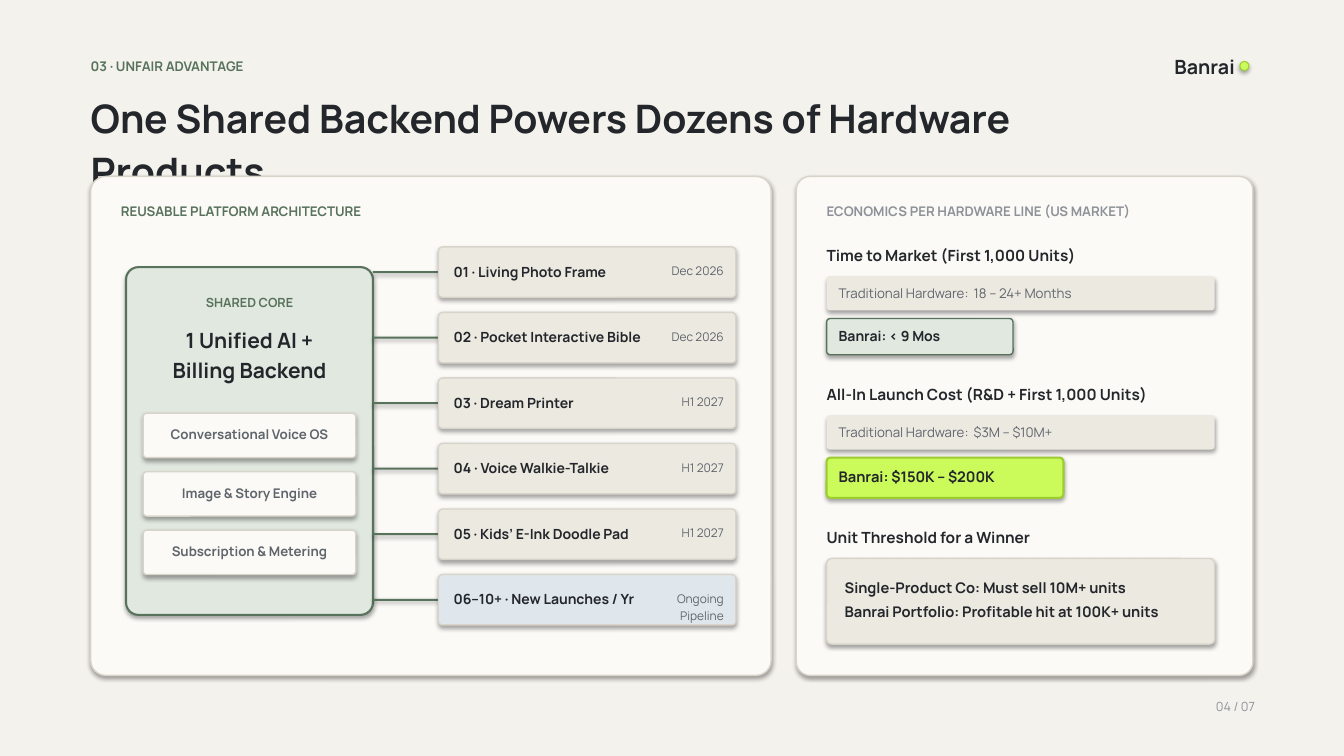
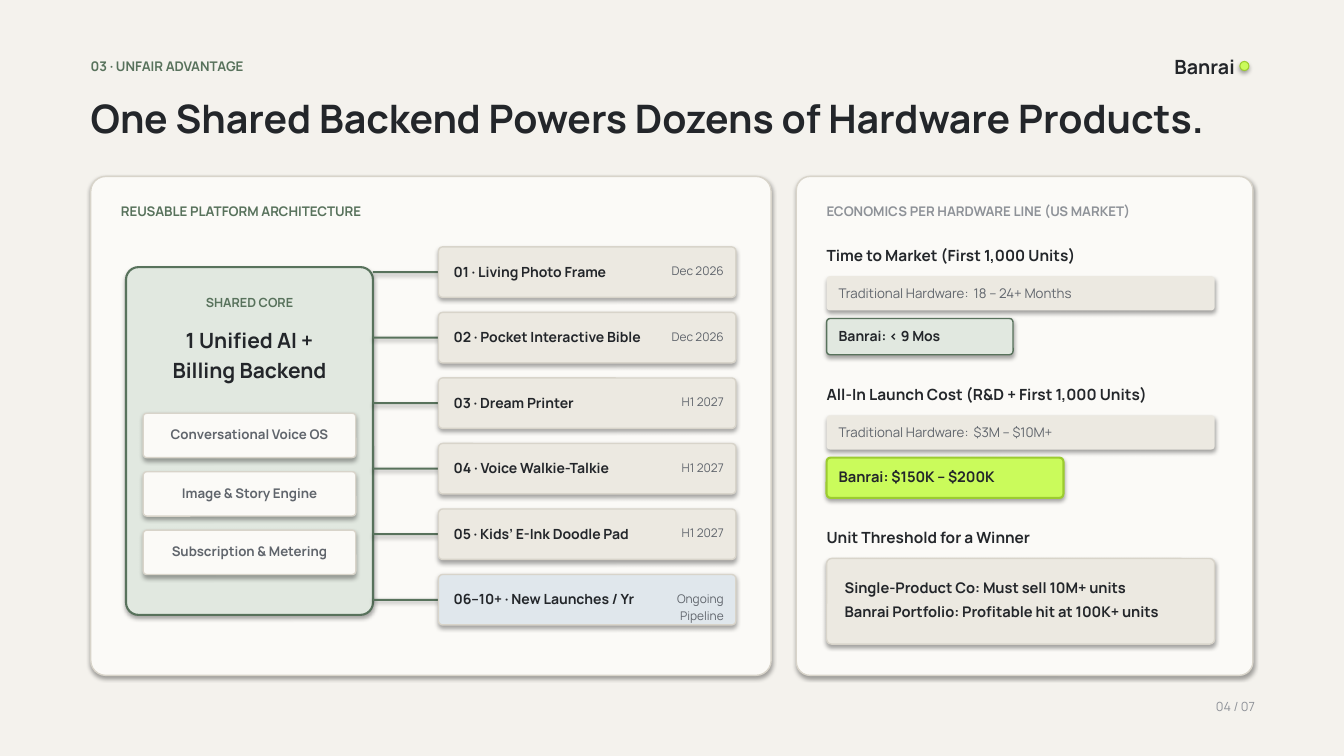
Before and after one commit to mkidding/banrai-seed-plus, a slide deck: slide 4 of Banrai_Seed_Plus_Deck.pptx. Drawn at 1344x756 pixels with LibreOffice and Linux fonts; fonts in the diff are those of the drawing. Boxes give left, top, right and bottom in pixels: in the first picture for what was removed or moved away, otherwise in the second. Text is boxed around its words. In the diff, an @@ line names an element or a change of style, - is before the commit and + after.

Commit message:
Inject curated product photo collages, sync typography/layout, and update PPTX/HTML/PDF decks

```diff
--- a/Banrai_Seed_Plus_Deck.pptx
+++ b/Banrai_Seed_Plus_Deck.pptx
@@ text "One Shared Backend Powers Dozens ..." rewrapped from (x1=91, y1=104, x2=1010, y2=182) to (x1=91, y1=104, x2=1204, y2=134) @@
```
Also in this commit, not shown: 9 other slides changed, 29 other files.
